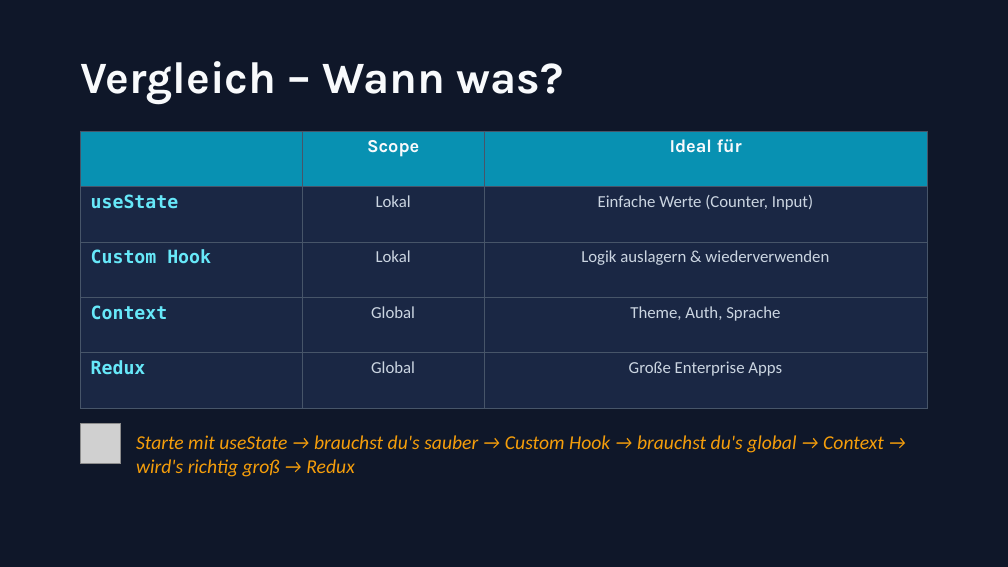
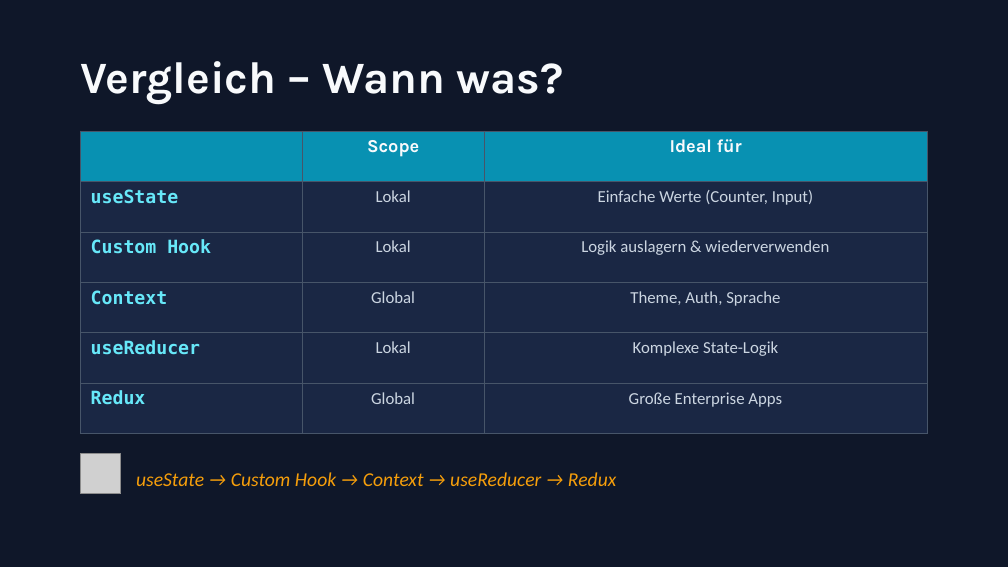
Before and after one commit to trungvt138/medieninformatik, a slide deck: slide 15 of WebProgramming/6.Termin/state-management-react.pptx (slide 13 before the commit). Drawn at 1008x567 pixels with LibreOffice and Linux fonts; fonts in the diff are those of the drawing; grey boxes stand for pictures. Boxes give left, top, right and bottom in pixels: in the first picture for what was removed or moved away, otherwise in the second. Text is boxed around its words. In the diff, an @@ line names an element or a change of style, - is before the commit and + after.

```diff
--- a/WebProgramming/6.Termin/state-management-react.pptx
+++ b/WebProgramming/6.Termin/state-management-react.pptx
@@ table at bbox=[81, 131, 927, 433] @@
+row 5: useReducer | Lokal | Komplexe State-Logik
@@ picture: place and size @@
-picture at bbox=[81, 423, 121, 464]
+picture at bbox=[81, 454, 121, 494]
@@ text at bbox=[136, 472, 616, 486]: text changed @@
-Starte mit useState → brauchst du's sauber → Custom Hook → brauchst du's global → Context → wird's richtig groß → Redux
+useState → Custom Hook → Context → useReducer → Redux
```
Also in this commit, not shown: 4 other slides changed, 4 slides added, 1 slide removed, 18 other files.
